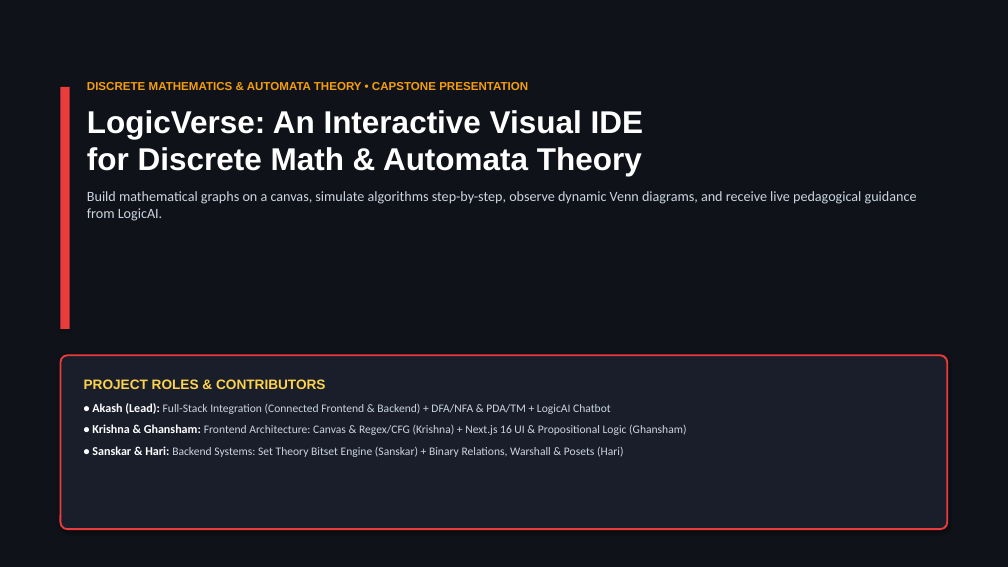
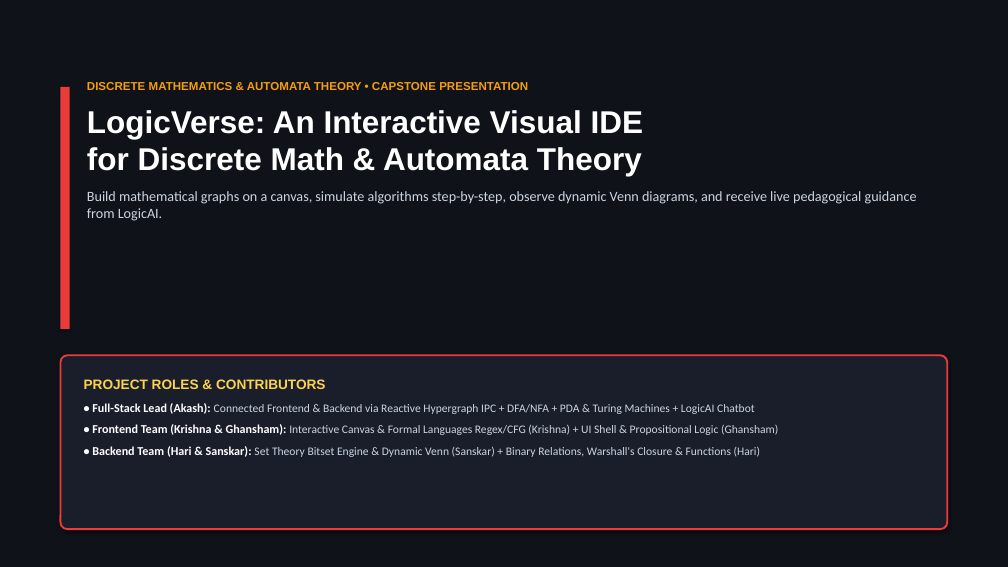
Before and after one commit to akash20065ray-sys/Logic_verse, a slide deck: slide 1 of LogicVerse_Presentation_With_Names.pptx. Drawn at 1008x567 pixels with LibreOffice and Linux fonts; fonts in the diff are those of the drawing. Boxes give left, top, right and bottom in pixels: in the first picture for what was removed or moved away, otherwise in the second. Text is boxed around its words. In the diff, an @@ line names an element or a change of style, - is before the commit and + after.

Commit message:
Align team member roles, modules, and full-stack ownership across slides and paper

```diff
--- a/LogicVerse_Presentation_With_Names.pptx
+++ b/LogicVerse_Presentation_With_Names.pptx
@@ text in rounded rectangle at [92, 403, 778, 457]: text changed @@
-• Akash (Lead): Full-Stack Integration (Connected Frontend & Backend) + DFA/NFA & PDA/TM + LogicAI Chatbot
-• Krishna & Ghansham: Frontend Architecture: Canvas & Regex/CFG (Krishna) + Next.js 16 UI & Propositional Logic (Ghansham)
-• Sanskar & Hari: Backend Systems: Set Theory Bitset Engine (Sanskar) + Binary Relations, Warshall & Posets (Hari)
+• Full-Stack Lead (Akash): Connected Frontend & Backend via Reactive Hypergraph IPC + DFA/NFA + PDA & Turing Machines + LogicAI Chatbot
+• Frontend Team (Krishna & Ghansham): Interactive Canvas & Formal Languages Regex/CFG (Krishna) + UI Shell & Propositional Logic (Ghansham)
+• Backend Team (Hari & Sanskar): Set Theory Bitset Engine & Dynamic Venn (Sanskar) + Binary Relations, Warshall's Closure & Functions (Hari)
```
Also in this commit, not shown: 8 other slides changed, 4 other files.
